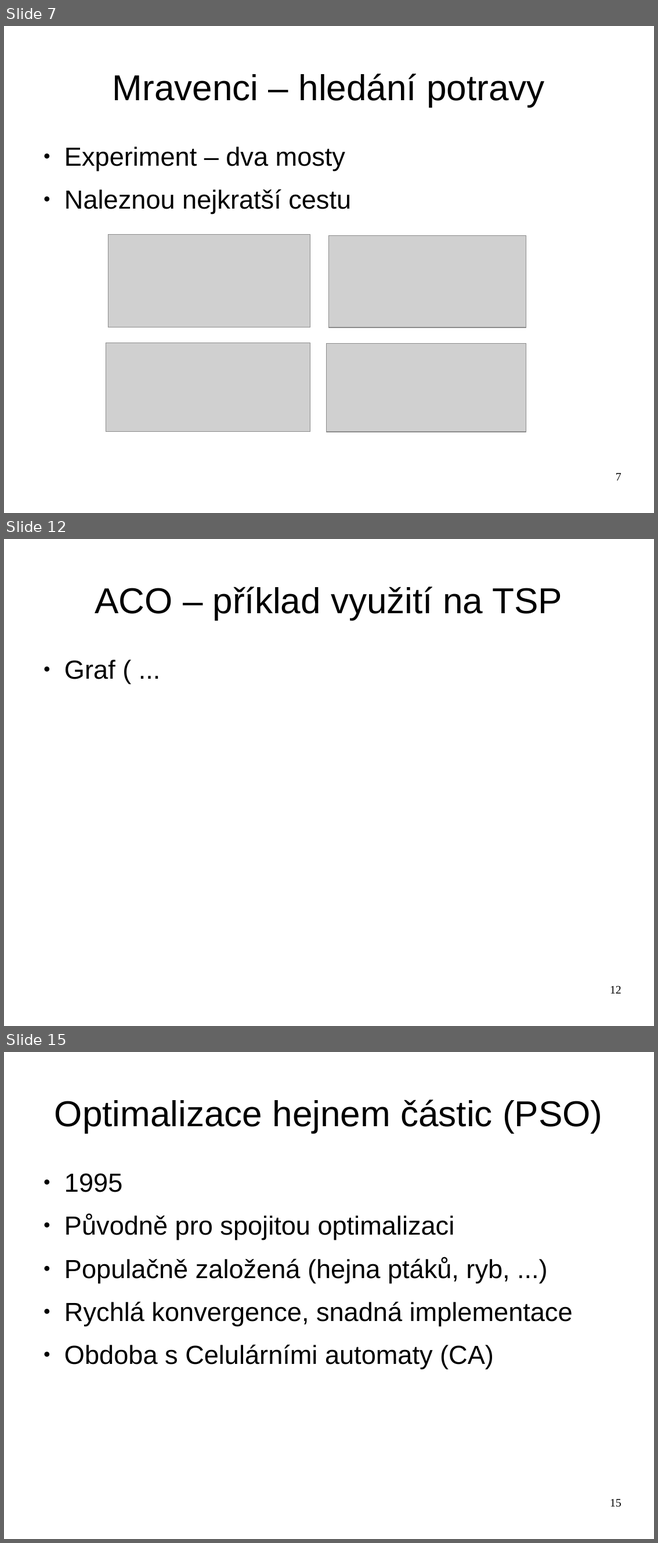
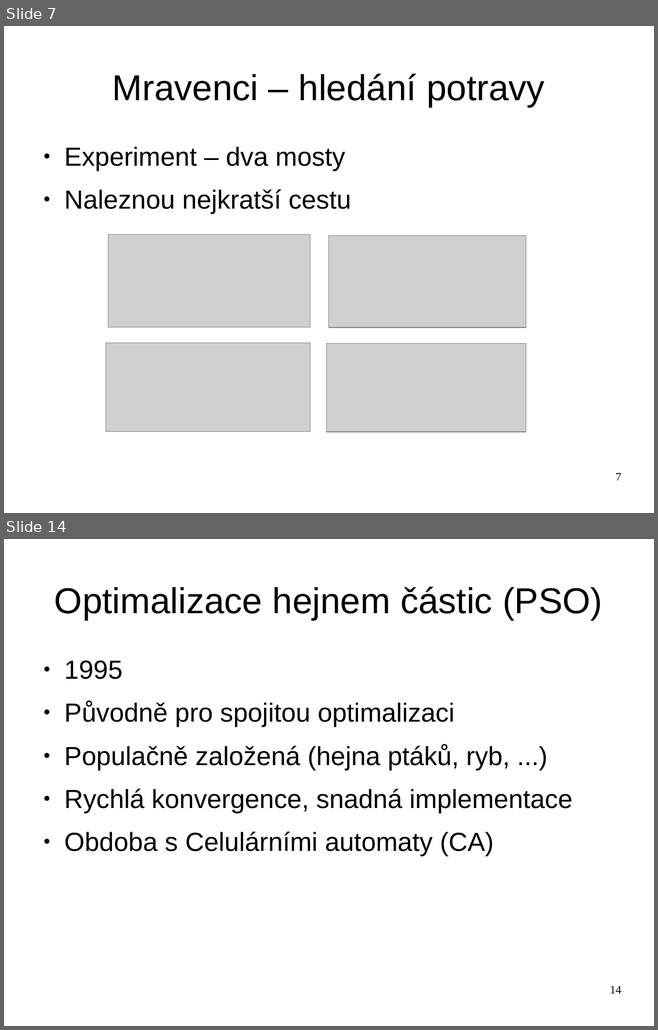
Before and after one commit to hellerstanislav/sin, a slide deck: presentation/swarm.odp. Shown one above the other, each under a label of ours: slides 7, 12 and 15 before the commit, slides 7 and 14 after it; the slides between them are not shown. The pictures are 658x1543 and 658x1030 pixels, drawn with LibreOffice and Linux fonts; fonts in the diff are those of the drawing; grey boxes stand for pictures. Boxes give left, top, right and bottom in pixels: in the first picture for what was removed or moved away, otherwise in the second. Text is boxed around its words. In the diff, an @@ line names an element or a change of style, - is before the commit and + after.

```diff
--- a/presentation/swarm.odp
+++ b/presentation/swarm.odp
@@ slide 12 removed at [4, 539, 654, 1026], background #FFFFFF @@
@@ title removed at [94, 587, 562, 620] @@
-ACO – příklad využití na TSP
@@ text removed at [64, 660, 115, 679] @@
-● Graf ( ...
@@ page number removed at [610, 986, 621, 994] @@
-12
@@ what was slide 15 is now slide 14 @@
@@ page number at [610, 986, 621, 994]: text changed @@
-15
+14
```
Also in this commit, not shown: 5 slides changed, 1 slide added, 1 other slide removed, 1 other file.
